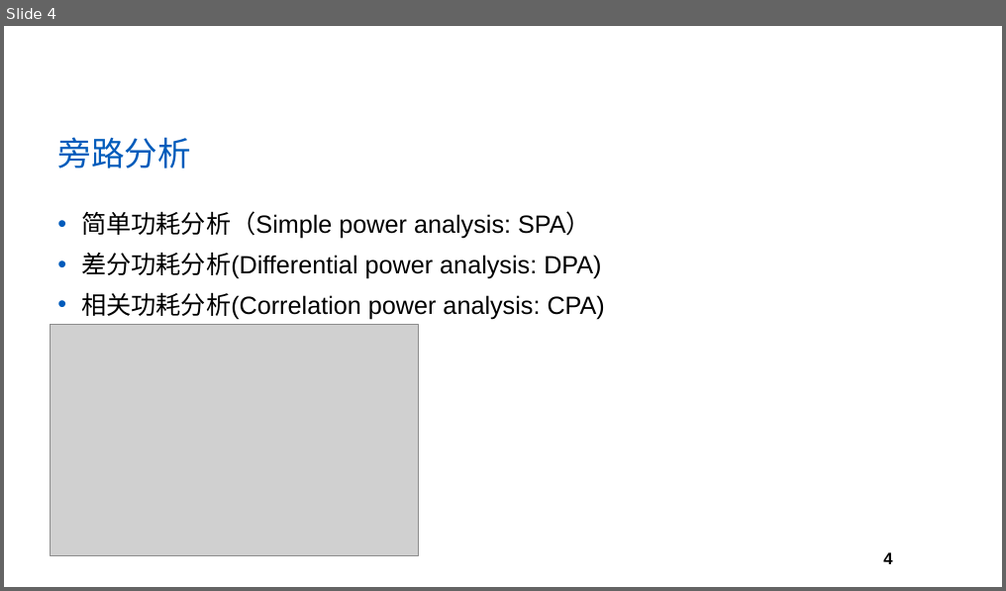
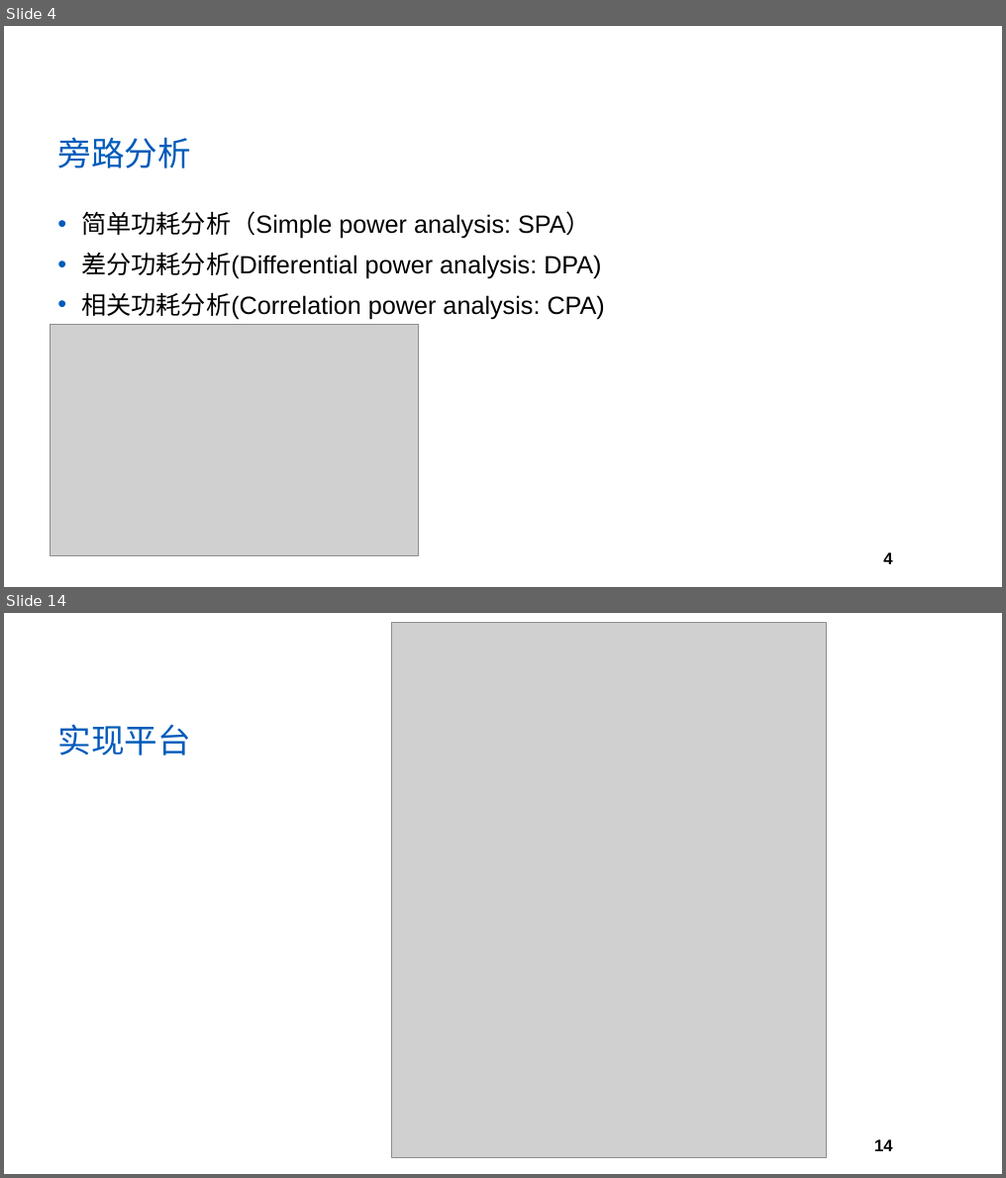
Before and after one commit to yberlin/hello-world, a slide deck: 网络与通信安全/PPT模板.pptx. Shown one above the other, each under a label of ours: slide 4 before the commit, slides 4 and 14 after it; the slides between them are not shown. The pictures are 1006x591 and 1006x1178 pixels, drawn with LibreOffice and Linux fonts; fonts in the diff are those of the drawing; grey boxes stand for pictures; background and template pictures are left out. Boxes give left, top, right and bottom in pixels: in the first picture for what was removed or moved away, otherwise in the second. Text is boxed around its words. In the diff, an @@ line names an element or a change of style, - is before the commit and + after.

```diff
--- a/网络与通信安全/PPT模板.pptx
+++ b/网络与通信安全/PPT模板.pptx
@@ slide 14 added at (x1=4, y1=613, x2=1002, y2=1174), background #FFFFFF; not listed: 1 template element that a slide beside it also shows @@
@@ picture added at (x1=392, y1=623, x2=826, y2=1158) @@
@@ title added at (x1=57, y1=724, x2=190, y2=756), 32 pt, text #005BBB @@
+实现平台
```
Also in this commit, not shown: 13 other slides added.
